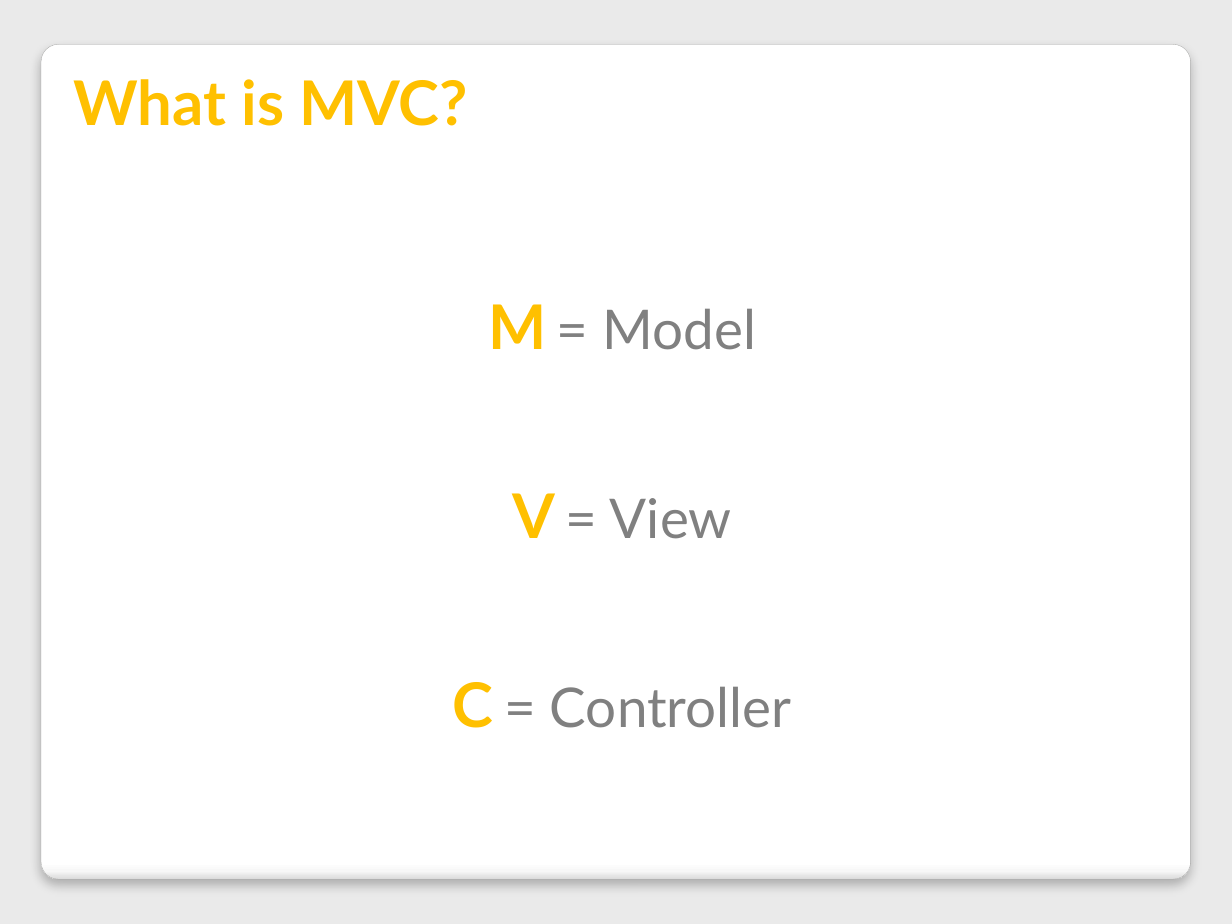
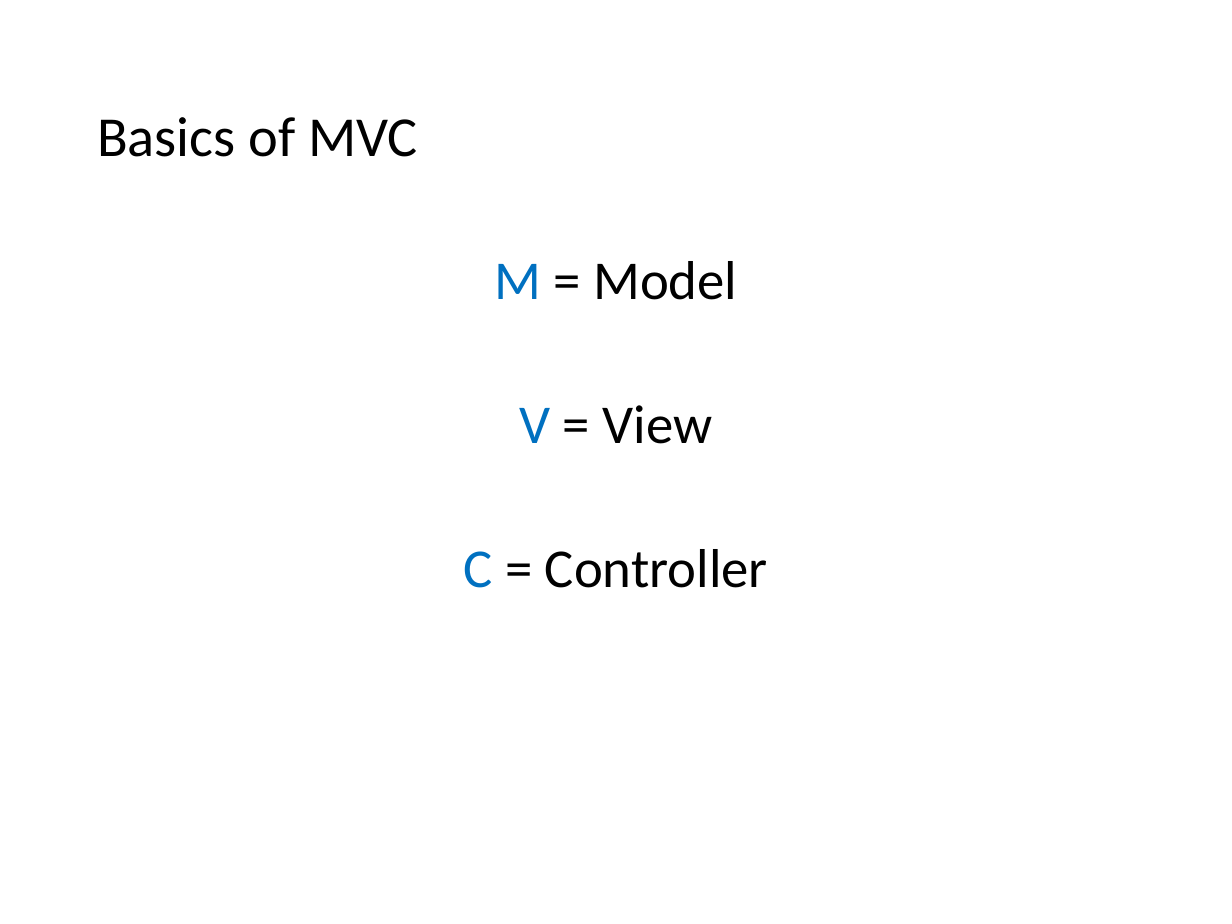
Before and after one commit to VolareSoftware/Presentations, a slide deck: slide 3 of Intro to MVC and Web API - Denver Dev Days/Introduction to MVC and Web API.pptx. Drawn at 1232x924 pixels with LibreOffice and Linux fonts; fonts in the diff are those of the drawing. Boxes give left, top, right and bottom in pixels: in the first picture for what was removed or moved away, otherwise in the second. Text is boxed around its words. In the diff, an @@ line names an element or a change of style, - is before the commit and + after.

Commit message:
updaate styles and grab old content, still need to update and add new stuff

```diff
--- a/Intro to MVC and Web API - Denver Dev Days/Introduction to MVC and Web API.pptx
+++ b/Intro to MVC and Web API - Denver Dev Days/Introduction to MVC and Web API.pptx
@@ background #EAEAEA to #FFFFFF @@
@@ rounded rectangle removed at [41, 44, 1190, 880] @@
@@ title "Basics of MVC" at [97, 117, 418, 157]: vertical alignment bottom to middle @@
@@ title at [97, 117, 418, 157]: text changed; size 36 to 33 pt; font Lato to Calibri; text colour #FFC000 to #000000; bold off @@
-What is MVC?
+Basics of MVC
@@ text "M = Model": place and size @@
-text "M = Model" at [453, 304, 792, 728]
+text "M = Model" at [464, 261, 768, 588]
@@ text "M = Model" at [464, 261, 768, 588]: size 36 to 32 pt, text colour #FFC000 to #0070C0, bold off in "M", "V", "C"; font Lato to Calibri; text colour #808080 to #000000 in "= Model", "= View", "= Controller"; indent changed; line spacing 2.5 to 0.9; more space between paragraphs @@
```
Also in this commit, not shown: 14 other slides changed, 10 slides added, 8 slides removed.
